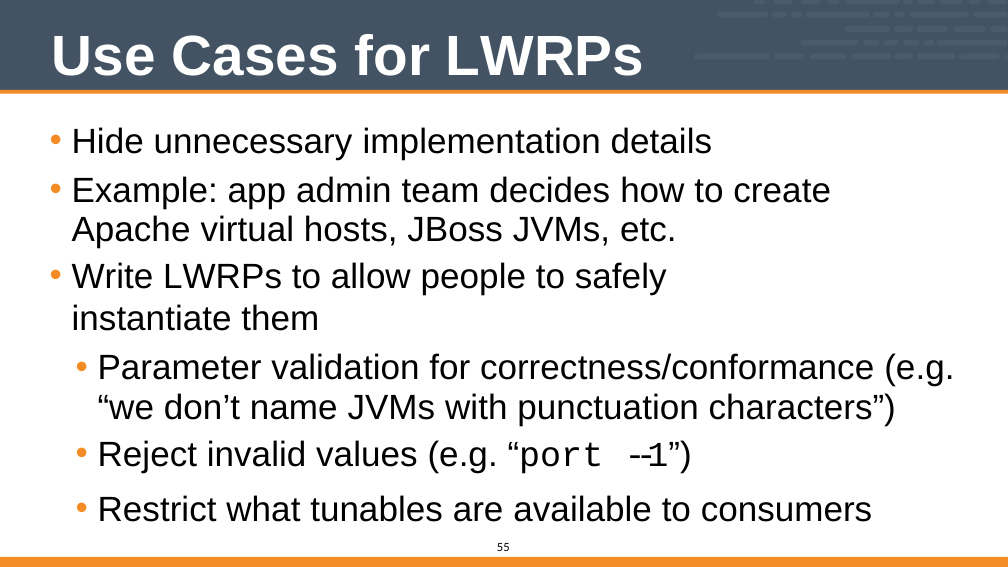
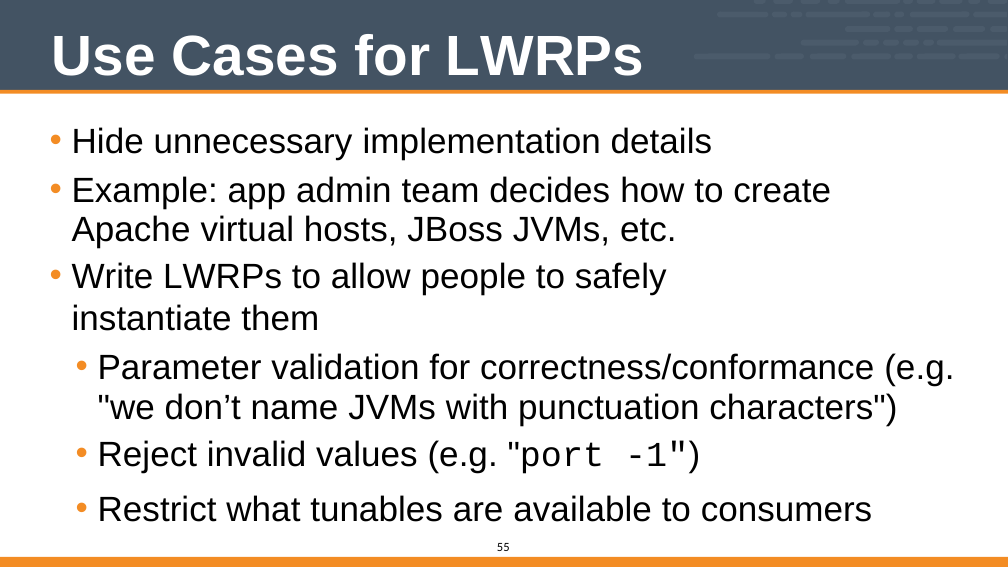
Before and after one commit to vinyar/chef-intermediate, a slide deck: slide 55 of Modules/04-Chef_Intermediate.pptx. Drawn at 1008x567 pixels with LibreOffice and Linux fonts; fonts in the diff are those of the drawing. Boxes give left, top, right and bottom in pixels: in the first picture for what was removed or moved away, otherwise in the second. Text is boxed around its words. In the diff, an @@ line names an element or a change of style, - is before the commit and + after.

```diff
--- a/Modules/04-Chef_Intermediate.pptx
+++ b/Modules/04-Chef_Intermediate.pptx
@@ text at <box>98,353,954,474</box>: text changed @@
-  • Parameter validation for correctness/conformance (e.g. “we don’t name JVMs with punctuation characters”)
-  • Reject invalid values (e.g. “port -‐1”)
+  • Parameter validation for correctness/conformance (e.g. "we don’t name JVMs with punctuation characters")
+  • Reject invalid values (e.g. "port -1")
```
Also in this commit, not shown: 17 other slides changed.
